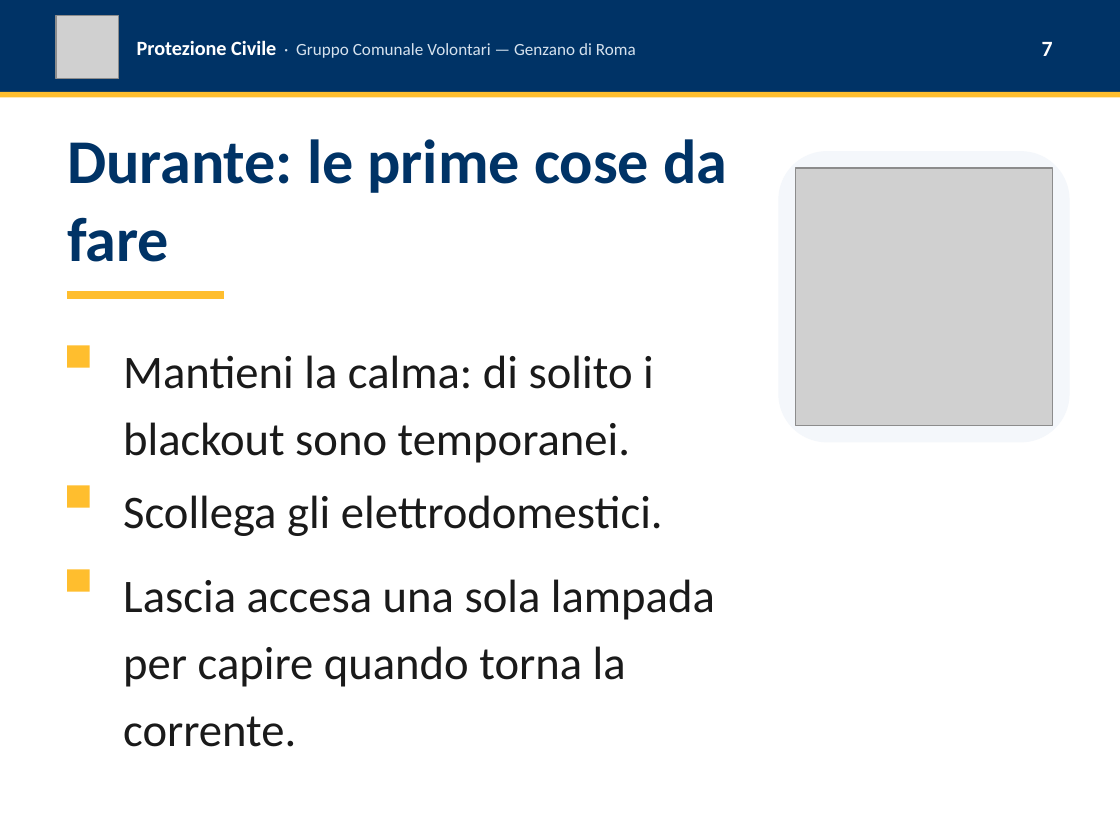
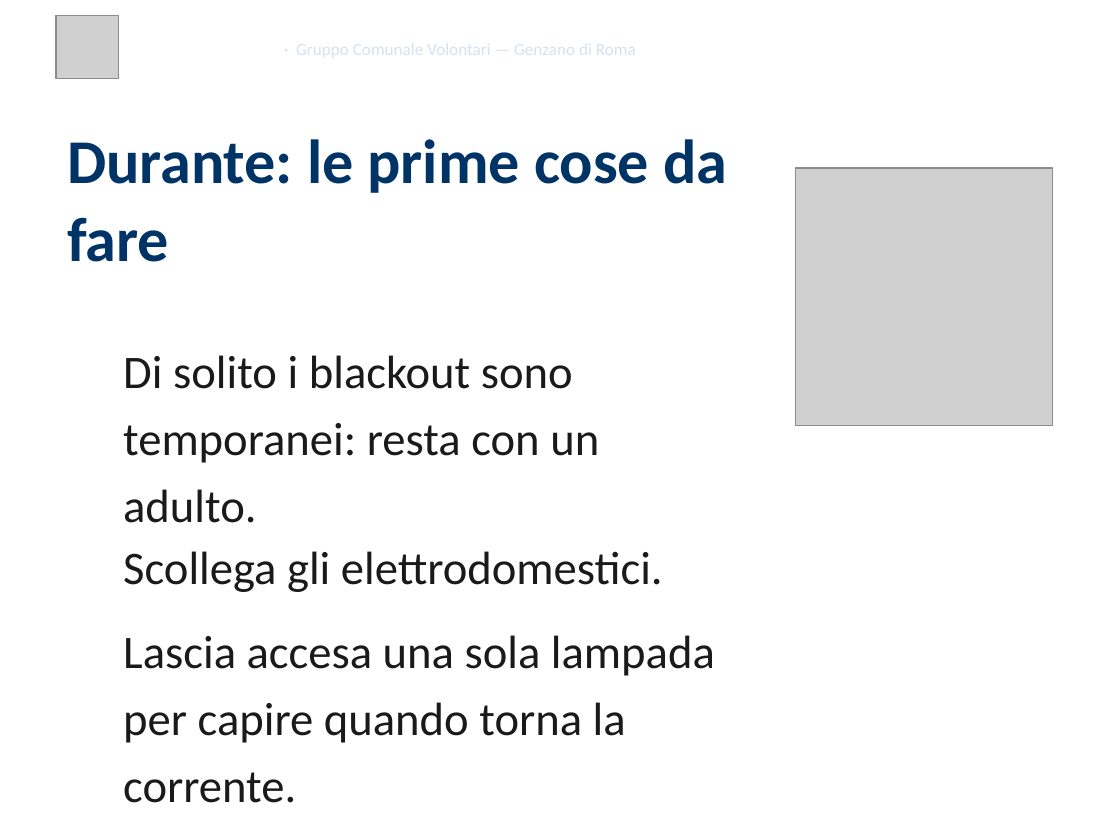
Before and after one commit to SviluppoItaliaDigitale/sito-pc-genzano, a slide deck: slide 7 of static/presentazioni/2026-05-30-blackout-presentazione-4x3.pptx. Drawn at 1120x840 pixels with LibreOffice and Linux fonts; fonts in the diff are those of the drawing; grey boxes stand for pictures; background and template pictures are left out. Boxes give left, top, right and bottom in pixels: in the first picture for what was removed or moved away, otherwise in the second. Text is boxed around its words. In the diff, an @@ line names an element or a change of style, - is before the commit and + after.

```diff
--- a/static/presentazioni/2026-05-30-blackout-presentazione-4x3.pptx
+++ b/static/presentazioni/2026-05-30-blackout-presentazione-4x3.pptx
@@ rectangle removed at [0, 0, 1120, 92] @@
@@ rectangle removed at [0, 92, 1120, 97] @@
@@ rectangle removed at [67, 291, 224, 299] @@
@@ rectangle removed at [67, 345, 90, 367] @@
@@ text at [123, 355, 599, 523]: text changed @@
-Mantieni la calma: di solito i blackout sono temporanei.
+Di solito i blackout sono temporanei: resta con un adulto.
@@ rectangle removed at [67, 485, 90, 507] @@
@@ text "Scollega gli elettrodomestici.": place and size @@
-text "Scollega gli elettrodomestici." at [123, 495, 663, 536]
+text "Scollega gli elettrodomestici." at [123, 551, 663, 592]
@@ rectangle removed at [67, 569, 90, 591] @@
@@ text "Lascia accesa una sola lampada ...": place and size @@
-text "Lascia accesa una sola lampada ..." at [123, 579, 715, 747]
+text "Lascia accesa una sola lampada ..." at [123, 635, 715, 803]
```
Also in this commit, not shown: 13 other slides changed, 35 other files.
